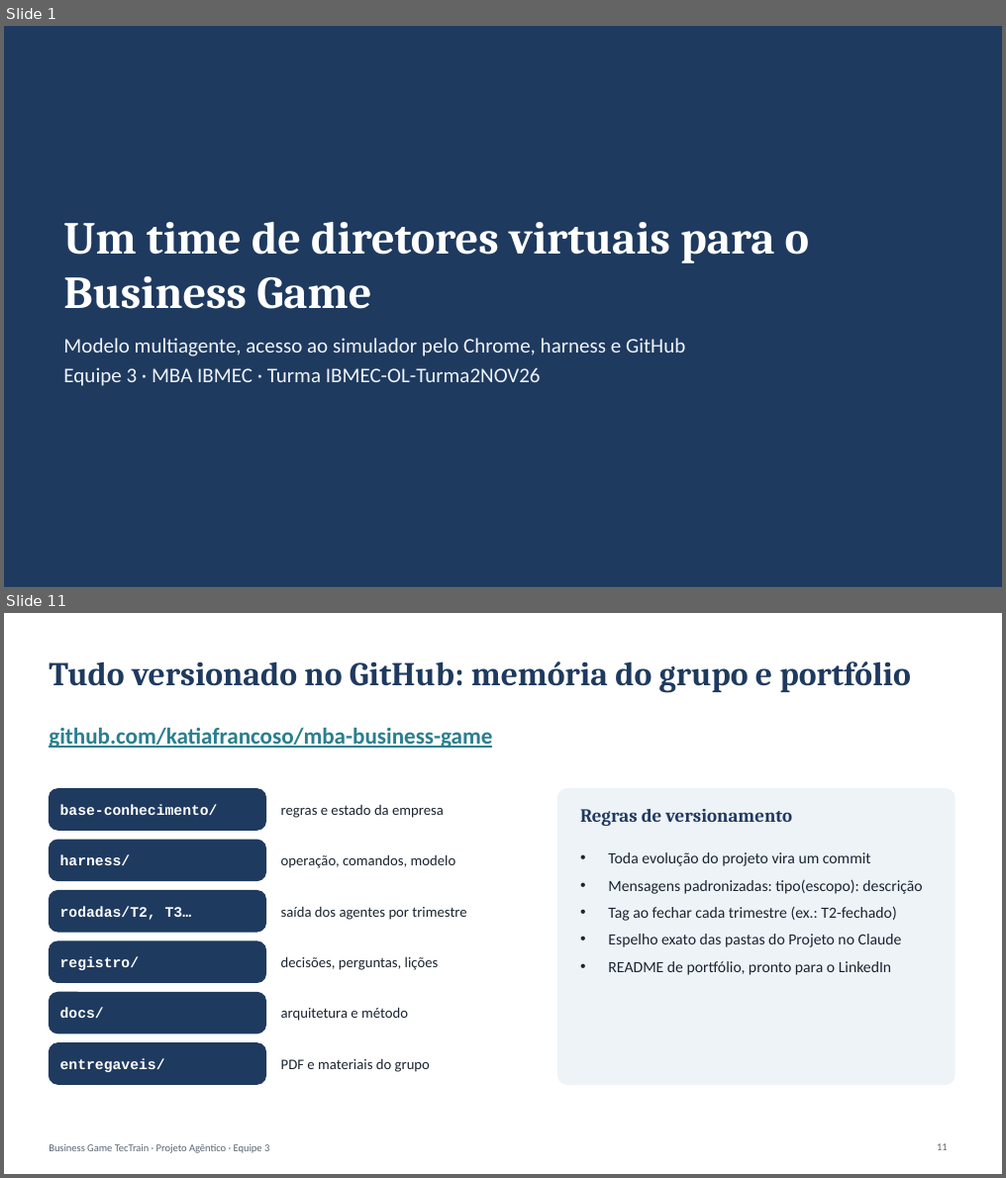
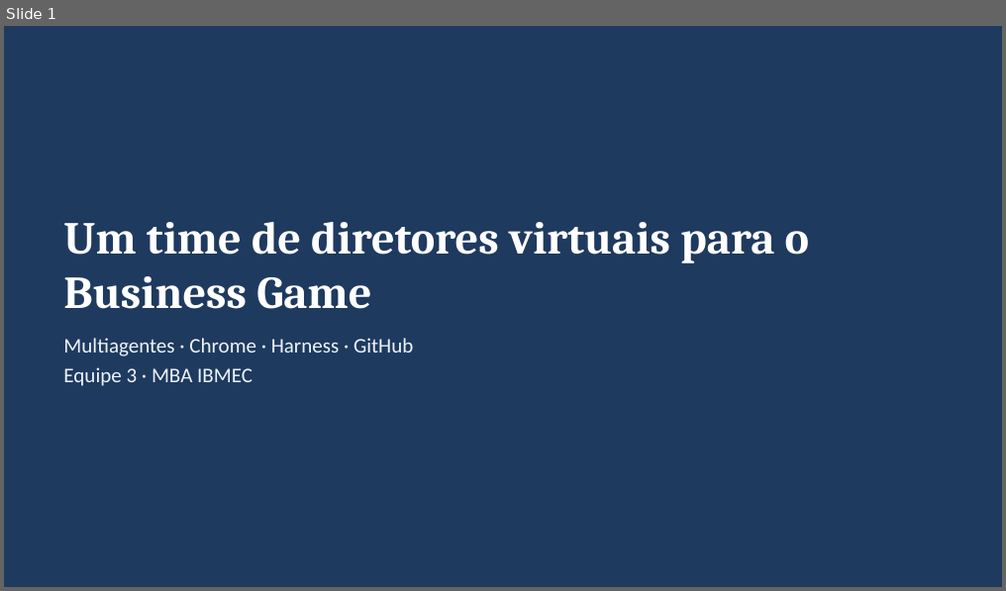
Before and after one commit to katiafrancoso/mba-business-game, a slide deck: entregaveis/Projeto_Agentico_Business_Game_Equipe3.pptx. Shown one above the other, each under a label of ours: slides 1 and 11 before the commit, slide 1 after it; the slides between them are not shown. The pictures are 1006x1178 and 1006x591 pixels, drawn with LibreOffice and Linux fonts; fonts in the diff are those of the drawing. Boxes give left, top, right and bottom in pixels: in the first picture for what was removed or moved away, otherwise in the second. Text is boxed around its words. In the diff, an @@ line names an element or a change of style, - is before the commit and + after.

```diff
--- a/entregaveis/Projeto_Agentico_Business_Game_Equipe3.pptx
+++ b/entregaveis/Projeto_Agentico_Business_Game_Equipe3.pptx
@@ slide 11 removed at bbox=[4, 613, 1002, 1174], background #FFFFFF @@
@@ title removed at bbox=[49, 662, 911, 693] @@
-Tudo versionado no GitHub: memória do grupo e portfólio
@@ text removed at bbox=[49, 727, 492, 748] @@
-github.com/katiafrancoso/mba-business-game
@@ rounded rectangle removed at bbox=[49, 789, 266, 830] @@
@@ rounded rectangle removed at bbox=[558, 789, 954, 1084] @@
@@ text removed at bbox=[60, 804, 218, 815] @@
-base-conhecimento/
@@ text removed at bbox=[281, 805, 444, 818] @@
-regras e estado da empresa
@@ text removed at bbox=[580, 809, 792, 826] @@
-Regras de versionamento
@@ rounded rectangle removed at bbox=[49, 840, 266, 881] @@
@@ text removed at bbox=[60, 855, 131, 865] @@
-harness/
@@ text removed at bbox=[281, 855, 456, 868] @@
-operação, comandos, modelo
@@ text removed at bbox=[608, 853, 922, 975] @@
-• Toda evolução do projeto vira um commit
-• Mensagens padronizadas: tipo(escopo): descrição
-• Tag ao fechar cada trimestre (ex.: T2-fechado)
-• Espelho exato das pastas do Projeto no Claude
-• README de portfólio, pronto para o LinkedIn
@@ rounded rectangle removed at bbox=[49, 891, 266, 932] @@
@@ text removed at bbox=[60, 906, 191, 920] @@
-rodadas/T2, T3…
@@ text removed at bbox=[281, 906, 466, 920] @@
-saída dos agentes por trimestre
@@ rounded rectangle removed at bbox=[49, 942, 266, 983] @@
@@ text removed at bbox=[60, 957, 139, 970] @@
-registro/
@@ text removed at bbox=[281, 957, 439, 970] @@
-decisões, perguntas, lições
@@ rounded rectangle removed at bbox=[49, 992, 266, 1034] @@
@@ text removed at bbox=[60, 1008, 104, 1018] @@
-docs/
@@ text removed at bbox=[281, 1007, 408, 1021] @@
-arquitetura e método
@@ rounded rectangle removed at bbox=[49, 1044, 266, 1084] @@
@@ text removed at bbox=[60, 1059, 165, 1072] @@
-entregaveis/
@@ text removed at bbox=[281, 1059, 430, 1072] @@
-PDF e materiais do grupo
@@ text removed at bbox=[49, 1145, 269, 1154] @@
-Business Game TecTrain · Projeto Agêntico · Equipe 3
@@ page number removed at bbox=[937, 1144, 947, 1151] @@
-11
@@ slide 1 changed as well @@
@@ text at bbox=[63, 338, 413, 386]: text changed @@
-Modelo multiagente, acesso ao simulador pelo Chrome, harness e GitHub
-Equipe 3 · MBA IBMEC · Turma IBMEC-OL-Turma2NOV26
+Multiagentes · Chrome · Harness · GitHub
+Equipe 3 · MBA IBMEC
```
Also in this commit, not shown: 3 other slides changed, 2 slides added, 7 other slides removed, 3 other files.
